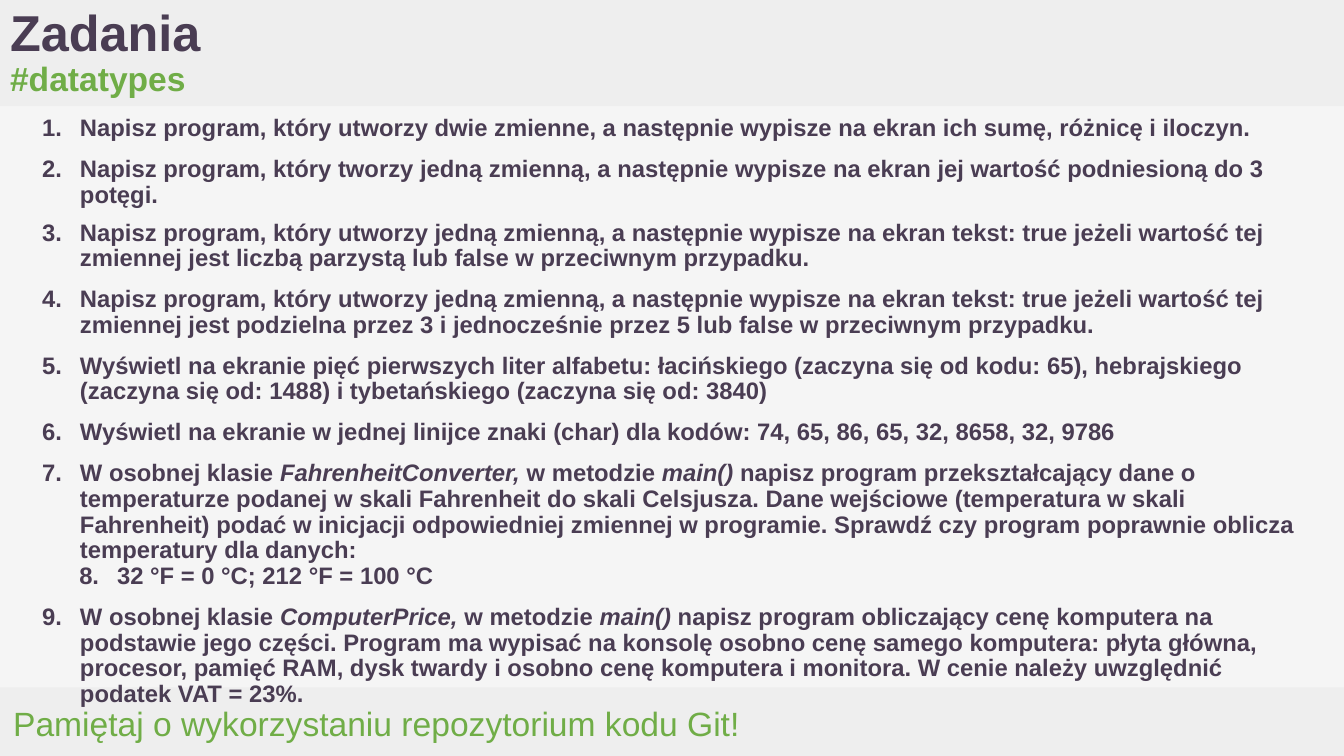
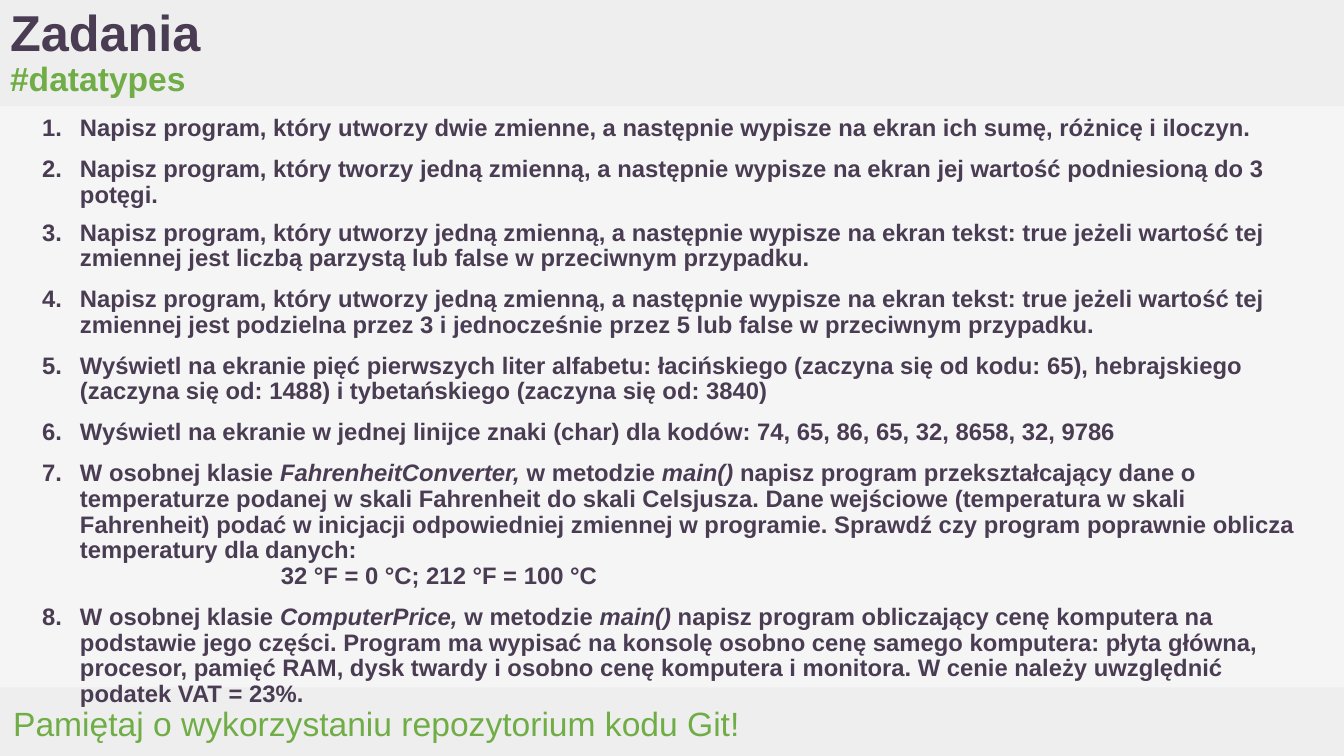
Before and after one commit to dd2000/SDA24JAVA, a slide deck: slide 34 of PPTX_weeks_1-4/_Slajdy_001-227 JAVA24Gda_Wprowadz_do_jez_Java.pptx. Drawn at 1344x756 pixels with LibreOffice and Linux fonts; fonts in the diff are those of the drawing; background and template pictures are left out. Boxes give left, top, right and bottom in pixels: in the first picture for what was removed or moved away, otherwise in the second. Text is boxed around its words. In the diff, an @@ line names an element or a change of style, - is before the commit and + after.

```diff
--- a/PPTX_weeks_1-4/_Slajdy_001-227 JAVA24Gda_Wprowadz_do_jez_Java.pptx
+++ b/PPTX_weeks_1-4/_Slajdy_001-227 JAVA24Gda_Wprowadz_do_jez_Java.pptx
@@ title at box(80, 567, 1257, 707): bullet 1. to none @@
```
Also in this commit, not shown: 1 other slide changed, 39 other files.
